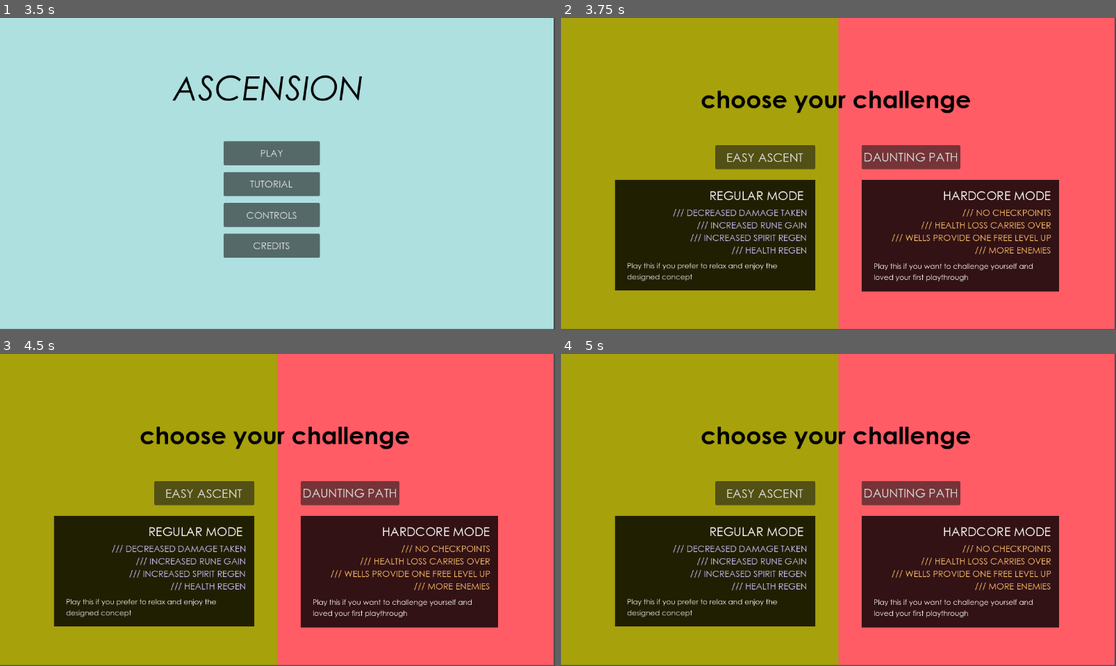
Above: before the commit, frames 1-4 (two rows, left to right).
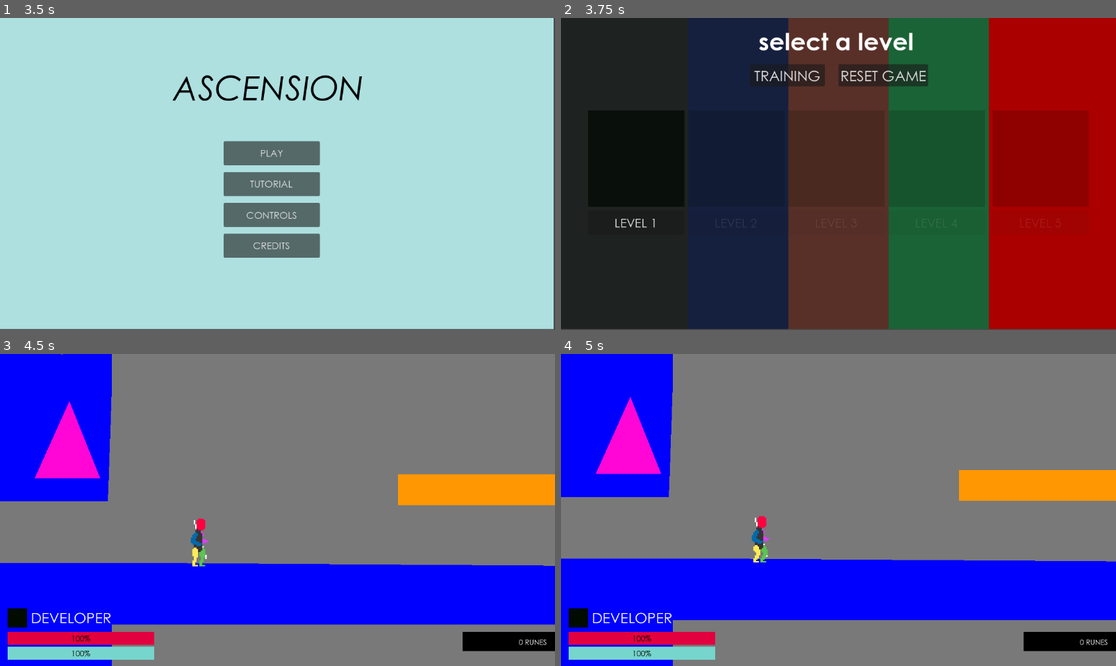
Above: after the commit, the same moments.

Repository: rj02sd/LostHeart
Game: Godot game, scene res://scenes/menu.tscn
The game is run twice, just before and just after one commit, with the same random seed, the same clock (stepped at 60 frames per second) and the same inputs.
Inputs (mouse positions are in pixels of both pictures, inside the frame that each line leads up to):
- Up to frame 1 (3.5 s): click "PLAY" at 0.5 s; click "EASY ASCENT" at 1.25 s; click (77, 120) at 2.02 s; type "Alex" at 2.1 s; click "BACK" at 2.75 s
- Up to frame 2 (3.75 s): click "PLAY" at 3.5 s
- Up to frame 3 (4.5 s): click (227, 410) at 4.25 s, where only the run after the commit has a clickable "TRAINING"
- Up to frame 4 (5 s): no input

Frame 1 is identical in both runs. In frame 2, 98% of the frame differs, in the area x 0-100%, y 0-100%; in frame 3, 100%; in frame 4, 100%.

Commit message:
quick ux

Diff:
--- a/prefabs/enemies/guard.tscn
+++ b/prefabs/enemies/guard.tscn
@@ -1,7 +1,8 @@
-[gd_scene load_steps=8 format=3 uid="uid://dl2wqoqs0xw0e"]
+[gd_scene load_steps=9 format=3 uid="uid://dl2wqoqs0xw0e"]
 
 [ext_resource type="Texture2D" uid="uid://d00aubj2tay7j" path="res://ui_art/white_square.png" id="1_7vtqt"]
 [ext_resource type="Script" path="res://scripts/guard.gd" id="1_hij17"]
+[ext_resource type="Texture2D" uid="uid://i5qfstqifj56" path="res://ui_art/red_square.png" id="3_6jr7q"]
 
 [sub_resource type="RectangleShape2D" id="RectangleShape2D_x3dq0"]
 size = Vector2(64, 128)
@@ -94,6 +95,26 @@
 shape = SubResource("RectangleShape2D_x7hw2")
 disabled = true
 
+[node name="WarningR" type="TextureRect" parent="."]
+unique_name_in_owner = true
+visible = false
+offset_left = 40.0
+offset_top = -8.0
+offset_right = 184.0
+offset_bottom = 8.0
+texture = ExtResource("3_6jr7q")
+expand_mode = 1
+
+[node name="WarningL" type="TextureRect" parent="."]
+unique_name_in_owner = true
+visible = false
+offset_left = -176.0
+offset_top = -8.0
+offset_right = -40.0
+offset_bottom = 8.0
+texture = ExtResource("3_6jr7q")
+expand_mode = 1
+
 [connection signal="body_entered" from="." to="." method="_on_body_entered"]
 [connection signal="body_entered" from="Area2D" to="." method="_on_area_2d_body_entered"]
 [connection signal="body_entered" from="SwordR/SwordR" to="." method="_on_sword_r_body_entered"]
--- /dev/null
+++ b/prefabs/stat.tscn
@@ -0,0 +1,91 @@
+[gd_scene load_steps=3 format=3 uid="uid://ctdnp4xfyf1ql"]
+
+[ext_resource type="FontFile" uid="uid://vv01ikl12mma" path="res://fonts/century-gothic/Century Gothic.ttf" id="1_l4qwu"]
+[ext_resource type="Script" path="res://scripts/stat.gd" id="2_2p3md"]
+
+[node name="Stat" type="Label"]
+offset_left = 312.0
+offset_top = 216.0
+offset_right = 386.0
+offset_bottom = 251.0
+theme_override_fonts/font = ExtResource("1_l4qwu")
+theme_override_font_sizes/font_size = 25
+text = "STAT 1"
+horizontal_alignment = 2
+script = ExtResource("2_2p3md")
+
+[node name="Points" type="HBoxContainer" parent="."]
+unique_name_in_owner = true
+layout_mode = 0
+offset_left = 96.0
+offset_right = 456.0
+offset_bottom = 40.0
+
+[node name="point" type="ColorRect" parent="Points"]
+layout_mode = 2
+size_flags_horizontal = 3
+color = Color(1, 1, 1, 0.498039)
+
+[node name="point2" type="ColorRect" parent="Points"]
+layout_mode = 2
+size_flags_horizontal = 3
+color = Color(1, 1, 1, 0.498039)
+
+[node name="point3" type="ColorRect" parent="Points"]
+layout_mode = 2
+size_flags_horizontal = 3
+color = Color(1, 1, 1, 0.498039)
+
+[node name="point4" type="ColorRect" parent="Points"]
+layout_mode = 2
+size_flags_horizontal = 3
+color = Color(1, 1, 1, 0.498039)
+
+[node name="point5" type="ColorRect" parent="Points"]
+layout_mode = 2
+size_flags_horizontal = 3
+color = Color(1, 1, 1, 0.498039)
+
+[node name="point6" type="ColorRect" parent="Points"]
+layout_mode = 2
+size_flags_horizontal = 3
+color = Color(1, 1, 1, 0.498039)
+
+[node name="point7" type="ColorRect" parent="Points"]
+layout_mode = 2
+size_flags_horizontal = 3
+color = Color(1, 1, 1, 0.498039)
+
+[node name="point8" type="ColorRect" parent="Points"]
+layout_mode = 2
+size_flags_horizontal = 3
+color = Color(1, 1, 1, 0.498039)
+
+[node name="point9" type="ColorRect" parent="Points"]
+layout_mode = 2
+size_flags_horizontal = 3
+color = Color(1, 1, 1, 0.498039)
+
+[node name="point10" type="ColorRect" parent="Points"]
+layout_mode = 2
+size_flags_horizontal = 3
+color = Color(1, 1, 1, 0.498039)
+
+[node name="Add" type="Button" parent="."]
+layout_mode = 0
+offset_left = 472.0
+offset_top = 8.0
+offset_right = 490.0
+offset_bottom = 39.0
+text = "+"
+
+[node name="Subtract" type="Button" parent="."]
+layout_mode = 0
+offset_left = 496.0
+offset_top = 8.0
+offset_right = 514.0
+offset_bottom = 39.0
+text = "-"
+
+[connection signal="pressed" from="Add" to="." method="_on_add_pressed"]
+[connection signal="pressed" from="Subtract" to="." method="_on_subtract_pressed"]
--- a/scenes/level_select.tscn
+++ b/scenes/level_select.tscn
@@ -160,20 +160,35 @@
 disabled = true
 text = "LEVEL 5"
 
-[node name="Dev" type="Button" parent="."]
+[node name="Training" type="Button" parent="."]
 unique_name_in_owner = true
 anchors_preset = -1
 anchor_left = 0.437
 anchor_top = 0.148
 anchor_right = 0.576
 anchor_bottom = 0.222
-offset_left = 0.575989
+offset_left = -111.424
 offset_top = 0.0960007
-offset_right = -3.55206
-offset_bottom = -1.85602
+offset_right = -115.552
+offset_bottom = -1.856
 theme_override_fonts/font = ExtResource("10_0bas5")
 theme_override_font_sizes/font_size = 30
-text = "DEV LEVEL"
+text = "TRAINING"
+
+[node name="Reset" type="Button" parent="."]
+unique_name_in_owner = true
+anchors_preset = -1
+anchor_left = 0.437
+anchor_top = 0.148
+anchor_right = 0.576
+anchor_bottom = 0.222
+offset_left = 72.576
+offset_top = 0.0960007
+offset_right = 68.448
+offset_bottom = -1.856
+theme_override_fonts/font = ExtResource("10_0bas5")
+theme_override_font_sizes/font_size = 30
+text = "RESET GAME"
 
 [node name="Relic1" type="TextureButton" parent="."]
 unique_name_in_owner = true
@@ -285,7 +300,8 @@
 [connection signal="pressed" from="levels/LevelButton3" to="." method="_on_level_button_3_pressed"]
 [connection signal="pressed" from="levels/LevelButton4" to="." method="_on_level_button_4_pressed"]
 [connection signal="pressed" from="levels/LevelButton5" to="." method="_on_level_button_5_pressed"]
-[connection signal="pressed" from="Dev" to="." method="_on_dev_pressed"]
+[connection signal="pressed" from="Training" to="." method="_on_dev_pressed"]
+[connection signal="pressed" from="Reset" to="." method="_on_reset_pressed"]
 [connection signal="pressed" from="Relic1" to="." method="_on_relic_1_pressed"]
 [connection signal="pressed" from="Relic2" to="." method="_on_relic_2_pressed"]
 [connection signal="pressed" from="Relic3" to="." method="_on_relic_3_pressed"]
--- a/scenes/wishing_well.tscn
+++ b/scenes/wishing_well.tscn
@@ -1,10 +1,11 @@
-[gd_scene load_steps=6 format=3 uid="uid://6ojvufx12eij"]
+[gd_scene load_steps=7 format=3 uid="uid://6ojvufx12eij"]
 
 [ext_resource type="Texture2D" uid="uid://d00aubj2tay7j" path="res://ui_art/white_square.png" id="1_4jgme"]
 [ext_resource type="Script" path="res://scripts/wishing_well.gd" id="1_xkusj"]
 [ext_resource type="PackedScene" uid="uid://hfpaouxmxtmv" path="res://prefabs/next.tscn" id="3_hbsb1"]
 [ext_resource type="FontFile" uid="uid://bekn0vgx22mbc" path="res://fonts/century-gothic/GOTHICB.TTF" id="4_ugfoa"]
 [ext_resource type="FontFile" uid="uid://vv01ikl12mma" path="res://fonts/century-gothic/Century Gothic.ttf" id="5_wvpv0"]
+[ext_resource type="PackedScene" uid="uid://ctdnp4xfyf1ql" path="res://prefabs/stat.tscn" id="6_u0yr7"]
 
 [node name="wishing_well" type="CanvasLayer"]
 layer = 5
@@ -54,10 +55,10 @@
 anchor_top = 0.235
 anchor_right = 0.618
 anchor_bottom = 0.298
-offset_left = -0.128021
-offset_top = -0.280014
-offset_right = -7.93604
-offset_bottom = -0.104004
+offset_left = -128.128
+offset_top = -0.279984
+offset_right = -135.936
+offset_bottom = -0.103973
 theme_override_fonts/font = ExtResource("5_wvpv0")
 theme_override_font_sizes/font_size = 30
 text = "X RUNES"
@@ -72,178 +73,60 @@
 offset_bottom = -0.0160027
 color = Color(0, 0, 0, 0.356863)
 
-[node name="Stat1" type="Label" parent="."]
-offset_left = 312.0
-offset_top = 216.0
-offset_right = 386.0
-offset_bottom = 251.0
+[node name="Cost" type="Label" parent="."]
+anchors_preset = -1
+anchor_left = 0.389
+anchor_top = 0.235
+anchor_right = 0.618
+anchor_bottom = 0.298
+offset_left = 127.872
+offset_top = -0.279984
+offset_right = 120.064
+offset_bottom = -0.103973
 theme_override_fonts/font = ExtResource("5_wvpv0")
-theme_override_font_sizes/font_size = 25
-text = "STAT 1"
-horizontal_alignment = 2
+theme_override_font_sizes/font_size = 30
+text = "500"
+horizontal_alignment = 1
+vertical_alignment = 1
 
-[node name="Stat2" type="Label" parent="."]
-offset_left = 312.0
-offset_top = 264.0
-offset_right = 386.0
-offset_bottom = 299.0
-theme_override_fonts/font = ExtResource("5_wvpv0")
-theme_override_font_sizes/font_size = 25
-text = "STAT 2"
-horizontal_alignment = 2
+[node name="ColorRect" type="ColorRect" parent="Cost"]
+layout_mode = 1
+anchors_preset = -1
+anchor_right = 1.0
+anchor_bottom = 0.976
+offset_bottom = -0.0160027
+color = Color(0.847059, 0, 0, 0.356863)
 
-[node name="Stat3" type="Label" parent="."]
-offset_left = 312.0
-offset_top = 312.0
-offset_right = 386.0
-offset_bottom = 347.0
-theme_override_fonts/font = ExtResource("5_wvpv0")
-theme_override_font_sizes/font_size = 25
-text = "STAT 3"
-horizontal_alignment = 2
+[node name="Stat" parent="." instance=ExtResource("6_u0yr7")]
+stat_name = "Stat 1"
+stat_color = Color(1, 0.298039, 0.345098, 0.784314)
 
-[node name="Stat4" type="Label" parent="."]
-offset_left = 312.0
-offset_top = 360.0
-offset_right = 386.0
-offset_bottom = 395.0
-theme_override_fonts/font = ExtResource("5_wvpv0")
-theme_override_font_sizes/font_size = 25
-text = "STAT 4"
-horizontal_alignment = 2
+[node name="Stat2" parent="." instance=ExtResource("6_u0yr7")]
+offset_top = 272.0
+offset_bottom = 307.0
+stat_name = "Stat 2"
+stat_index = 1
+stat_color = Color(0, 0.705882, 0.333333, 0.784314)
 
-[node name="Stat5" type="Label" parent="."]
-offset_left = 312.0
-offset_top = 408.0
-offset_right = 386.0
-offset_bottom = 443.0
-theme_override_fonts/font = ExtResource("5_wvpv0")
-theme_override_font_sizes/font_size = 25
-text = "STAT 5"
-horizontal_alignment = 2
+[node name="Stat3" parent="." instance=ExtResource("6_u0yr7")]
+offset_top = 328.0
+offset_bottom = 363.0
+stat_name = "Stat 3"
+stat_index = 2
+stat_color = Color(0.396078, 0.560784, 1, 0.784314)
 
-[node name="Stat6" type="Label" parent="."]
-offset_left = 312.0
-offset_top = 456.0
-offset_right = 386.0
-offset_bottom = 491.0
-theme_override_fonts/font = ExtResource("5_wvpv0")
-theme_override_font_sizes/font_size = 25
-text = "STAT 6"
-horizontal_alignment = 2
+[node name="Stat4" parent="." instance=ExtResource("6_u0yr7")]
+offset_top = 384.0
+offset_bottom = 419.0
+stat_name = "Stat 4"
+stat_index = 3
+stat_color = Color(0.74902, 0.552941, 0, 0.784314)
 
-[node name="ColorRect" type="ColorRect" parent="."]
-anchors_preset = -1
-anchor_left = 0.354
-anchor_top = 0.333
-anchor_right = 0.667
-anchor_bottom = 0.395
-offset_left = 0.191986
-offset_top = 0.216003
-offset_right = -0.384033
-offset_bottom = 0.0399933
-color = Color(1, 1, 1, 0.498039)
-
-[node name="ColorRect2" type="ColorRect" parent="."]
-anchors_preset = -1
-anchor_left = 0.354
-anchor_top = 0.333
-anchor_right = 0.667
-anchor_bottom = 0.395
-offset_left = 0.191986
-offset_top = 48.216
-offset_right = -0.384033
-offset_bottom = 48.04
-color = Color(1, 1, 1, 0.498039)
-
-[node name="ColorRect3" type="ColorRect" parent="."]
-anchors_preset = -1
-anchor_left = 0.354
-anchor_top = 0.333
-anchor_right = 0.667
-anchor_bottom = 0.395
-offset_left = 0.191986
-offset_top = 96.216
-offset_right = -0.384033
-offset_bottom = 96.04
-color = Color(1, 1, 1, 0.498039)
-
-[node name="ColorRect4" type="ColorRect" parent="."]
-anchors_preset = -1
-anchor_left = 0.354
-anchor_top = 0.333
-anchor_right = 0.667
-anchor_bottom = 0.395
-offset_left = 0.191986
-offset_top = 144.216
-offset_right = -0.384033
-offset_bottom = 144.04
-color = Color(1, 1, 1, 0.498039)
-
-[node name="ColorRect5" type="ColorRect" parent="."]
-anchors_preset = -1
-anchor_left = 0.354
-anchor_top = 0.333
-anchor_right = 0.667
-anchor_bottom = 0.395
-offset_left = 0.191986
-offset_top = 192.216
-offset_right = -0.384033
-offset_bottom = 192.04
-color = Color(1, 1, 1, 0.498039)
-
-[node name="ColorRect6" type="ColorRect" parent="."]
-anchors_preset = -1
-anchor_left = 0.354
-anchor_top = 0.333
-anchor_right = 0.667
-anchor_bottom = 0.395
-offset_left = 0.191986
-offset_top = 240.216
-offset_right = -0.384033
-offset_bottom = 240.04
-color = Color(1, 1, 1, 0.498039)
-
-[node name="Button" type="Button" parent="."]
-offset_left = 784.0
-offset_top = 224.0
-offset_right = 802.0
-offset_bottom = 255.0
-text = "+"
-
-[node name="Button2" type="Button" parent="."]
-offset_left = 784.0
-offset_top = 272.0
-offset_right = 802.0
-offset_bottom = 303.0
-text = "+"
-
-[node name="Button3" type="Button" parent="."]
-offset_left = 784.0
-offset_top = 320.0
-offset_right = 802.0
-offset_bottom = 351.0
-text = "+"
-
-[node name="Button4" type="Button" parent="."]
-offset_left = 784.0
-offset_top = 368.0
-offset_right = 802.0
-offset_bottom = 399.0
-text = "+"
-
-[node name="Button5" type="Button" parent="."]
-offset_left = 784.0
-offset_top = 416.0
-offset_right = 802.0
-offset_bottom = 447.0
-text = "+"
-
-[node name="Button6" type="Button" parent="."]
-offset_left = 784.0
-offset_top = 464.0
-offset_right = 802.0
-offset_bottom = 495.0
-text = "+"
+[node name="Stat5" parent="." instance=ExtResource("6_u0yr7")]
+offset_top = 440.0
+offset_bottom = 475.0
+stat_name = "Stat 5"
+stat_index = 4
+stat_color = Color(0.584314, 0.494118, 1, 0.784314)
 
 [connection signal="pressed" from="Return" to="." method="_on_return_pressed"]
--- a/scripts/guard.gd
+++ b/scripts/guard.gd
@@ -26,24 +26,33 @@
 		%SwordR/SwordR/RSw.disabled = true
 		%SwordL/SwordL/LSw.disabled = true
 		PlayerData.currency += currency_gain
+		target = null
 	if abs(rotation) > 0.5:
 		await get_tree().create_timer(3,false).timeout
 		if abs(rotation) > 0.5:
 			rotation = 0
 
 func _attack():
-	if target and shadow:
-		await get_tree().create_timer(1,false).timeout
-		%SwordL.visible = true
-		%SwordR.visible = true
-		%SwordR/SwordR/RSw.disabled = false
-		%SwordL/SwordL/LSw.disabled = false
-		await get_tree().create_timer(1,false).timeout
+	if target and shadow and health > 0:
+		%WarningL.visible = true
+		%WarningR.visible = true
+		await get_tree().create_timer(0.5,false).timeout
+		if health > 0:
+			%SwordL.visible = true
+			%SwordR.visible = true
+			%SwordR/SwordR/RSw.disabled = false
+			%SwordL/SwordL/LSw.disabled = false
+			%WarningL.visible = false
+			%WarningR.visible = false
+		else:
+			%WarningL.visible = false
+			%WarningR.visible = false
+		await get_tree().create_timer(1.5,false).timeout
 		%SwordL.visible = false
 		%SwordR.visible = false
 		%SwordR/SwordR/RSw.disabled = true
 		%SwordL/SwordL/LSw.disabled = true
-		await get_tree().create_timer(2,false).timeout
+		await get_tree().create_timer(3,false).timeout
 		_attack()
 	elif shadow:
 		await get_tree().create_timer(0.1,false).timeout
--- a/scripts/level_select.gd
+++ b/scripts/level_select.gd
@@ -56,3 +56,9 @@
 
 func _on_relic_4_pressed():
 	PlayerData.relic_equipped = 4
+
+
+func _on_reset_pressed():
+	PlayerData.character_created = false
+	PlayerData.reset_game()
+	get_tree().change_scene_to_file("res://scenes/menu.tscn")
--- a/scripts/menu.gd
+++ b/scripts/menu.gd
@@ -1,6 +1,7 @@
 extends CanvasLayer
 
-var next_scene = preload("res://scenes/difficulty_selection.tscn")
+var old_game_scene = preload("res://scenes/level_select.tscn")
+var new_game_scene = preload("res://scenes/difficulty_selection.tscn")
 
 func _ready():
 	pass
@@ -11,8 +12,11 @@
 
 
 func _on_play_pressed():
-	if next_scene:
-		get_tree().change_scene_to_packed(next_scene)
+	if not PlayerData.character_created:
+		get_tree().change_scene_to_packed(new_game_scene)
+		PlayerData.character_created = true
+	else:
+		get_tree().change_scene_to_packed(old_game_scene)
 
 
 func _on_controls_pressed():
--- a/scripts/player.gd
+++ b/scripts/player.gd
@@ -66,7 +66,7 @@
 		velocity = Vector2.ZERO
 		%HandsSprite.visible = false
 		%PlayerSprite.play("staff_slam")
-		_cooldown_alternate(0.4)
+		_cooldown_alternate(0.8)
 
 func _physics_process(delta):
 	if not is_on_floor():
@@ -86,9 +86,14 @@
 	var directionx = Input.get_axis("move_left", "move_right")
 	var directiony = Input.get_axis("climb_up", "climb_down")
 
+	if PlayerData.must_climb:
+		%PlayerSprite.flip_h = false
+
 	if directionx and not staff_slammed:
 		velocity.x = directionx * player_stats.speed * player_stats.speed_multiplier
-		if directionx < 0:
+		if PlayerData.must_climb:
+			%PlayerSprite.flip_h = false
+		elif directionx < 0:
 			%PlayerSprite.flip_h = true
 			%HandsSprite.flip_h = true
 		elif directionx >= 0:
@@ -155,7 +160,9 @@
 	in_combat = true
 	alternate_ready = false
 	staff_slammed = true
+	gravity *= 2
 	await get_tree().create_timer(time,false).timeout
+	gravity /= 2
 	staff_slammed = false
 	in_combat = false
 	%PlayerSprite.play("idle")
--- a/scripts/player_data.gd
+++ b/scripts/player_data.gd
@@ -8,14 +8,34 @@
 var in_game = false
 var must_climb = false
 var currency = 0
-var checkpoint:Vector2
+var checkpoint = [Vector2.ZERO,Vector2.ZERO,Vector2.ZERO,Vector2.ZERO,Vector2.ZERO]
 var levels_completed = 0
 var relic_equipped = -1
+var relics = ["None","None","None","None"]
+var level_upgrades = [1,1,1,1,1]
+var game_started = false
 
 func _ready():
 	if get_tree().get_first_node_in_group("Player"):
 		checkpoint =  get_tree().get_first_node_in_group("Player").global_position
 
+func reset_game():
+	difficulty = null
+	class_selected = null
+	character_created = null
+	game_started = false
+	level_upgrades = [1,1,1,1,1]
+	checkpoint = [Vector2.ZERO,Vector2.ZERO,Vector2.ZERO,Vector2.ZERO,Vector2.ZERO]
+	levels_completed = 0
+	checkpoint = []
+	currency = 0
+	must_climb = false
+	relics = ["None","None","None","None"]
+	relic_equipped = -1
+	in_game = false
+	username = null
+	look = null
+
 
 func _process(delta):
 	pass
--- /dev/null
+++ b/scripts/stat.gd
@@ -0,0 +1,31 @@
+extends Label
+
+@export var stat_name:String
+@export var stat_index:int
+@export var stat_color:Color
+
+func _ready():
+	text = stat_name
+	for point in %Points.get_children():
+		point.color = stat_color
+
+
+func _process(delta):
+	for point in range(%Points.get_children().size()):
+		if point < PlayerData.level_upgrades[stat_index]:
+			%Points.get_child(point).visible = true
+		else:
+			%Points.get_child(point).visible = false
+
+
+func _on_add_pressed():
+	if PlayerData.level_upgrades[stat_index] < 10:
+		if PlayerData.currency > 500:
+			PlayerData.currency -= 500
+			PlayerData.level_upgrades[stat_index] += 1
+
+
+func _on_subtract_pressed():
+	if PlayerData.level_upgrades[stat_index] > 1:
+		PlayerData.currency += 500
+		PlayerData.level_upgrades[stat_index] -= 1
